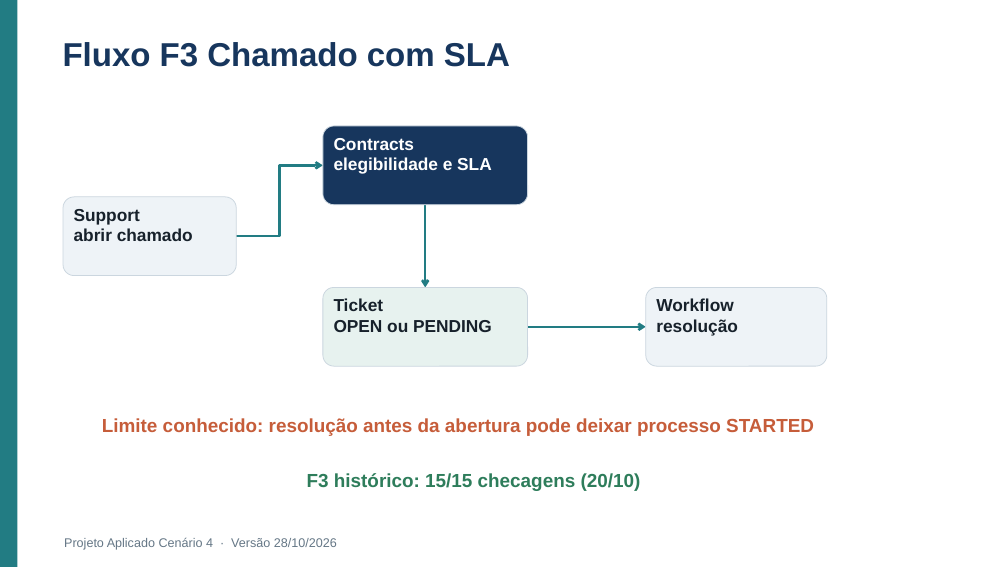
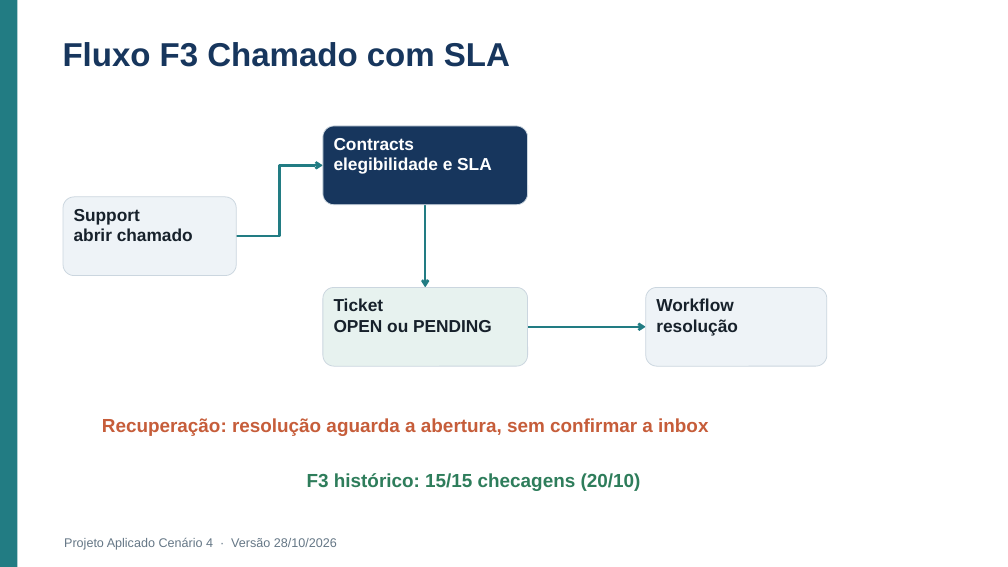
Before and after one commit to Roger-Quinelato/projetoAplicado7, a slide deck: slide 12 of output/Apresentacao_Cenario_4.pptx. Drawn at 1008x567 pixels with LibreOffice and Linux fonts; fonts in the diff are those of the drawing. Boxes give left, top, right and bottom in pixels: in the first picture for what was removed or moved away, otherwise in the second. Text is boxed around its words. In the diff, an @@ line names an element or a change of style, - is before the commit and + after.

Commit message:
Corrige recuperação do F3, estados de fechamento e autoria da entrega (#78)
* fix: recupera F3 e alinha estados de fechamento e autoria

* docs: corrige autoria para Roger Quinelato

```diff
--- a/output/Apresentacao_Cenario_4.pptx
+++ b/output/Apresentacao_Cenario_4.pptx
@@ text at (102,418,708,436): text changed @@
-Limite conhecido: resolução antes da abertura pode deixar processo STARTED
+Recuperação: resolução aguarda a abertura, sem confirmar a inbox
```
Also in this commit, not shown: 4 other slides changed, 20 other files.
